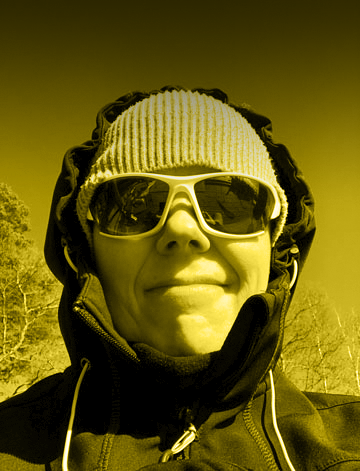
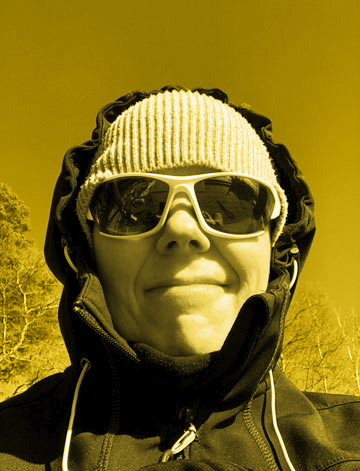
Before/after of a (360, 471) layered artwork. What changed in the layer stack:
hid "Gradient Fill 1" over [0, 0, 360, 471]
removed layer "Layer 1" (was color) over [0, 0, 360, 471]
added layer "Color Fill 1" (color) above "Brightness/Contrast 1" over [0, 0, 360, 406]
